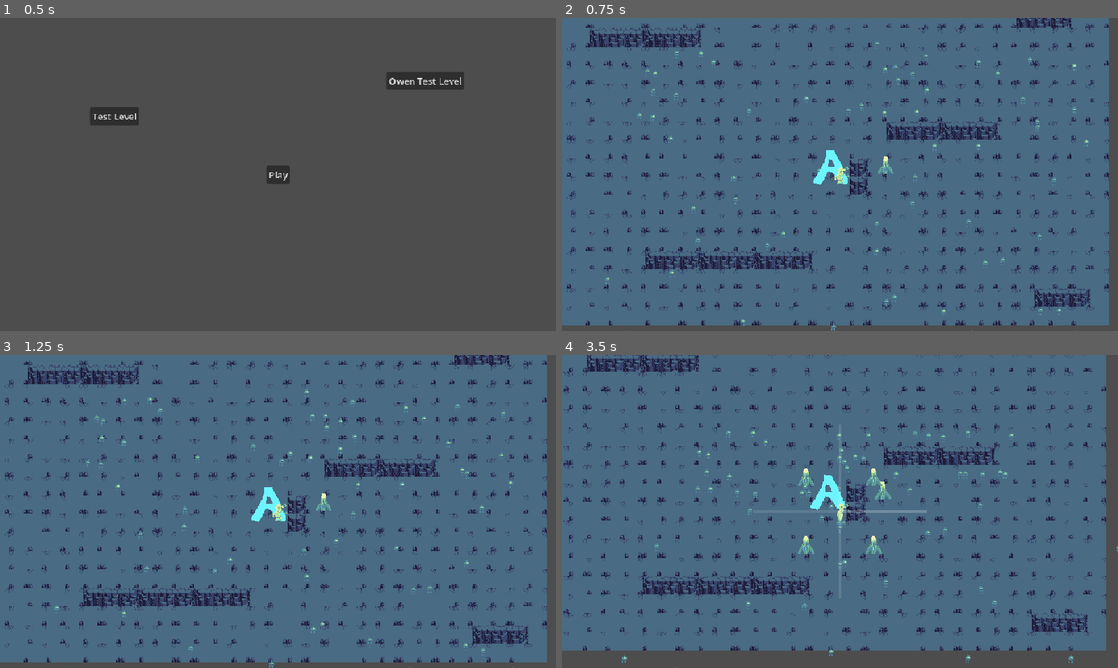
Above: before the commit, frames 1-4 (two rows, left to right).
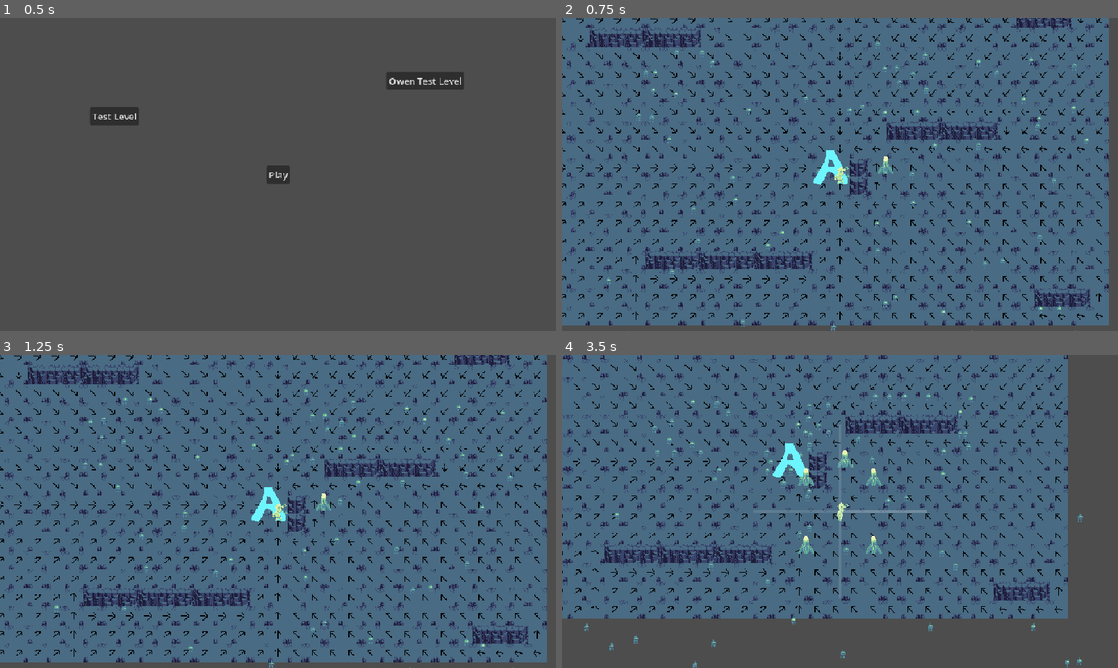
Above: after the commit, the same moments.

Repository: austingwatson/Signal
Game: Godot game, scene res://scenes/screen/title_screen.tscn
Same seed, same stepped clock (60 frames per second), same inputs: the game is played once before the commit and once after it.
Inputs (mouse positions are in pixels of both pictures, inside the frame that each line leads up to):
- Up to frame 1 (0.5 s): no input
- Up to frame 2 (0.75 s): click "Test Level" at 0.5 s
- Up to frame 3 (1.25 s): no input
- Up to frame 4 (3.5 s): move the mouse to (962, 495) at 1.27 s; hold D (move_right) 1.28-2.03 s; tap F (build) at 1.35 s; click (962, 495) at 1.42 s; move the mouse to (728, 527) at 2.02 s; hold S (move_down) 2.03-2.78 s; tap E (interact) at 2.1 s; move the mouse to (895, 442) at 2.77 s; hold D (move_right) from 2.78 s (still down); right-click (895, 442) at 2.85 s

Frame 1 is identical in both runs. In frame 2, 3.8% of the frame differs, in the area x 0-98%, y 0-99%; in frame 3, 3.9%; in frame 4, 34%, in the area x 0-100%, y 0-100%.

Commit message:
encyclopedia

Diff:
--- a/scenes/entity/actor/swarm_bot.tscn
+++ b/scenes/entity/actor/swarm_bot.tscn
@@ -14,7 +14,7 @@
 [sub_resource type="RectangleShape2D" id="RectangleShape2D_ccesr"]
 size = Vector2(16, 16)
 
-[node name="SwarmBot" type="CharacterBody2D" unique_id=2130898442]
+[node name="SwarmBot" type="CharacterBody2D" unique_id=2130898442 groups=["enemy"]]
 collision_layer = 4
 collision_mask = 15
 script = ExtResource("1_bdp4e")
--- a/scenes/screen/test_level_screen.tscn
+++ b/scenes/screen/test_level_screen.tscn
@@ -20,7 +20,6 @@
 texture = ExtResource("1_p5up1")
 
 [node name="TiledMap" parent="." unique_id=859205898 instance=ExtResource("1_81dx7")]
-debug_flow = false
 chunk_library = Array[PackedScene]([ExtResource("9_wmcel")])
 map_size = Vector2i(1, 1)
 towers_amount = 1
--- a/scenes/screen/title_screen.tscn
+++ b/scenes/screen/title_screen.tscn
@@ -17,6 +17,8 @@
 offset_bottom = 15.5
 grow_horizontal = 2
 grow_vertical = 2
+action_mode = 0
+button_mask = 3
 text = "Play"
 
 [node name="TestLevelButton" type="Button" parent="." unique_id=1251379221]
--- a/scripts/component/character_movement_component.gd
+++ b/scripts/component/character_movement_component.gd
@@ -4,6 +4,7 @@
 @export var character: CharacterBody2D
 @export var movement_resource: MovementResource
 var direction := Vector2.ZERO
+var velocity := Vector2.ZERO
 
 
 func _physics_process(_delta: float) -> void:
@@ -12,4 +13,5 @@
 
 func set_direction(direction: Vector2) -> void:
 	self.direction = direction
-	character.velocity = direction.normalized() * movement_resource.speed
+	velocity = direction.normalized() * movement_resource.speed
+	character.velocity = velocity
--- a/scripts/component/path_finder_component.gd
+++ b/scripts/component/path_finder_component.gd
@@ -1,6 +1,11 @@
 class_name PathFinderComponent
 extends Node2D
 
+@export var separation_radius := 20.0
+@export var avoidance_radius := 32.0
+@export var flow_dir_weight := 1.0
+@export var separation_weight := 1.4
+@export var avoidance_weight := 0.8
 @export var character_movement_component: CharacterMovementComponent
 
 var flow_field: FlowField = preload("res://scripts/map/flow_field.tres")
@@ -8,6 +13,53 @@
 
 var current_tile := Vector2i.ZERO
 var final_tile := Vector2i.ZERO
+
+
+func _physics_process(_delta: float) -> void:
+	if use_flowfield:
+		_flow_field()
+
+
+func _flow_field() -> void:
+	var flow_dir := flow_field.get_direction(global_position)
+	var separation_dir := _get_seperation_dir()
+	var avoidance_dir := _get_avoidance_dir()
+
+	var dir := flow_dir * flow_dir_weight + separation_dir * separation_weight + avoidance_dir * avoidance_weight
+
+	character_movement_component.set_direction(dir)
+
+
+func _get_seperation_dir() -> Vector2:
+	var push := Vector2.ZERO
+	var count := 0
+
+	for other in get_tree().get_nodes_in_group("enemy"):
+		var offset = global_position - other.global_position
+		var dist = offset.length()
+
+		if dist < separation_radius:
+			push += offset.normalized() * (1.0 - dist / separation_radius)
+			count += 1
+
+	if count > 0:
+		push /= count
+
+	return push
+
+
+func _get_avoidance_dir() -> Vector2:
+	var avoid := Vector2.ZERO
+
+	for other in get_tree().get_nodes_in_group("enemy"):
+		var offset: Vector2 = other.global_position - global_position
+		var dist := offset.length()
+
+		if dist < avoidance_radius:
+			if character_movement_component.velocity.dot(offset) > 0:
+				avoid -= offset.normalized() * (1.0 - dist / avoidance_radius)
+
+	return avoid
 
 
 func request_next_tile() -> Vector2i:
--- a/scripts/global/entity_manager.gd
+++ b/scripts/global/entity_manager.gd
@@ -5,6 +5,8 @@
 
 func _ready() -> void:
 	add_child(enemies)
+
+	set_physics_process(false)
 
 
 func _physics_process(_delta: float) -> void:
